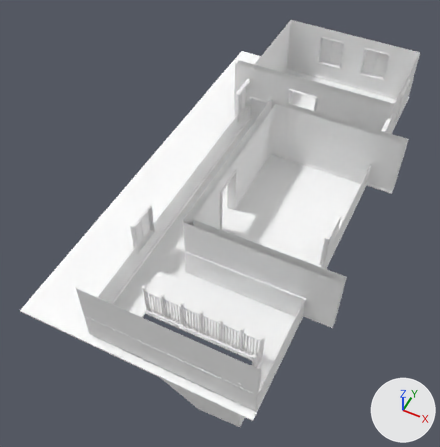
Two versions of the FBX model Editor/Assets/IronWrought/Mesh/Environment/Cabin_Level/Cabin_lv2.fbx, one commit apart.
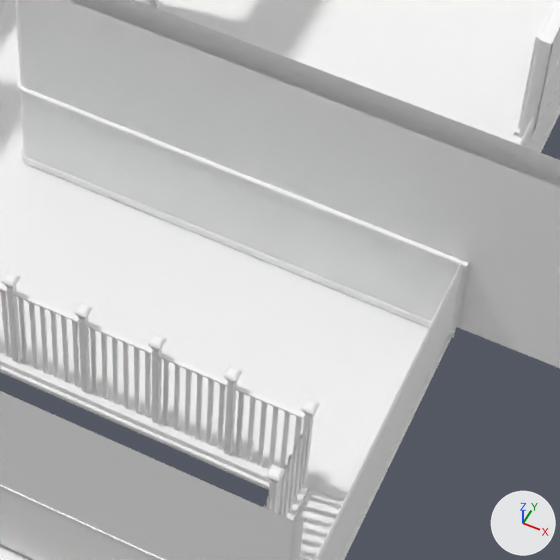
Old and new are each drawn whole from a camera (50 mm lens) standing at (2.46, -23.78, 19.05) and looking at (-4.51, -9.84, 1.63) and again close up on the part from 41% to 75% of the width and 51% to 85% of the height. The axes (+X, +Y, +Z) are drawn at lower right. The lights are the same throughout. Where no turn or scale is listed for an object, it has been applied to the vertices. Vertices at the same position are counted once.

In view in the first close-up: 'Cabin_lv2'.
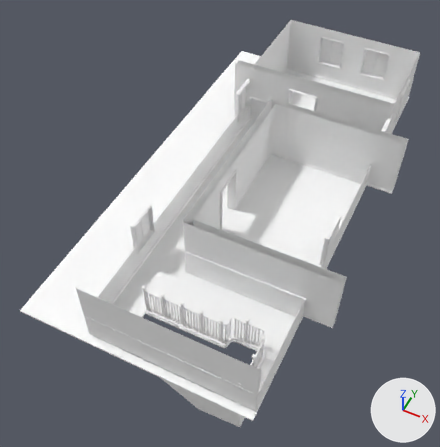
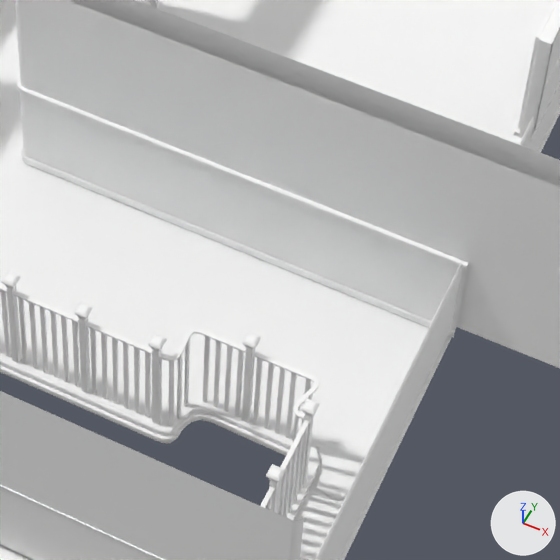
Pixel boxes (x1, y1, x2, y2) of what changed, in the close-ups (560 x 560 px; the box of a moved part takes in the faces that stretch with it):
part 1 of me_mesh, moved or reshaped: before (185, 369, 192, 435); after (184, 339, 190, 406)
part 2 of me_mesh, moved or reshaped: before (223, 366, 242, 456); after (242, 332, 261, 423)
part 3 of me_mesh, moved or reshaped: before (235, 392, 244, 458); after (253, 358, 263, 425)
part 4 of me_mesh, moved or reshaped: before (268, 407, 279, 470); after (286, 372, 297, 439)
part 5 of me_mesh, moved or reshaped: before (257, 402, 267, 467); after (275, 368, 285, 434)
part 6 of me_mesh, moved or reshaped: before (246, 397, 256, 462); after (264, 363, 274, 429)
part 7 of me_mesh, moved or reshaped: before (217, 384, 225, 450); after (235, 350, 244, 417)
part 8 of me_mesh, moved or reshaped: before (206, 379, 214, 445); after (224, 345, 233, 412)
part 9 of me_mesh, moved or reshaped: before (195, 374, 203, 440); after (213, 341, 221, 408)
part 10 of me_mesh, added: after (203, 336, 210, 403)
part 11 of me_mesh, added: after (177, 355, 182, 419)
part 12 of me_mesh, added: after (301, 379, 311, 426)
part 13 of me_mesh, added: after (260, 420, 309, 508)
part 14 of me_mesh, built on: before (0, 343, 308, 490); after (0, 0, 452, 512)

Diff of the bpy script that builds the scene:
```diff
--- a/Editor/Assets/IronWrought/Mesh/Environment/Cabin_Level/Cabin_lv2.fbx.py
+++ b/Editor/Assets/IronWrought/Mesh/Environment/Cabin_Level/Cabin_lv2.fbx.py
@@ me_mesh @@
 # used by ob_cabin_lv2; location = (0.0, 0.0, 0.0)
-me_mesh.from_pydata(...)  # 7256 vertices, 5911 faces; spans x -8.2..1.0, y -16.8..0.0, z -0.1..5.0
+me_mesh.from_pydata(...)  # 7912 vertices, 6517 faces; spans x -8.2..1.0, y -16.8..0.0, z -0.1..5.0
+# me_mesh part 1: the loose piece of 24 vertices spanning x -1.6, y -15.0..-14.9, z 2.6..3.6 is moved by (-0.1, 0.2, 0.0)
+# me_mesh part 2: the loose piece of 165 vertices spanning x -1.3..-1.2, y -15.0..-14.9, z 2.6..3.8 is moved by (0.0, 0.3, 0.0)
+# me_mesh part 3: the loose piece of 24 vertices spanning x -1.2..-1.1, y -15.0..-14.9, z 2.6..3.6 is moved by (0.0, 0.3, 0.0)
+# me_mesh part 4: the loose piece of 24 vertices spanning x -0.9..-0.8, y -15.0..-14.9, z 2.6..3.6 is moved by (0.0, 0.3, 0.0)
+# me_mesh part 5: the loose piece of 24 vertices spanning x -1.0..-0.9, y -15.0..-14.9, z 2.6..3.6 is moved by (0.0, 0.3, 0.0)
+# me_mesh part 6: the loose piece of 24 vertices spanning x -1.1..-1.0, y -15.0..-14.9, z 2.6..3.6 is moved by (0.0, 0.3, 0.0)
+# me_mesh part 7: the loose piece of 24 vertices spanning x -1.3, y -15.0..-14.9, z 2.6..3.6 is moved by (0.0, 0.3, 0.0)
+# me_mesh part 8: the loose piece of 24 vertices spanning x -1.4, y -15.0..-14.9, z 2.6..3.6 is moved by (0.0, 0.3, 0.0)
+# me_mesh part 9: the loose piece of 24 vertices spanning x -1.5, y -15.0..-14.9, z 2.6..3.6 is moved by (0.0, 0.3, 0.0)
+# me_mesh part 10: the loose piece of 24 vertices spanning x -1.6, y -15.0..-14.9, z 2.6..3.6 is copied, and the copy is moved by (0.0, 0.3, 0.0); it spans x -1.6, y -14.6, z 2.6..3.6
+# me_mesh part 11: the loose piece of 24 vertices spanning x -1.7, y -15.0..-14.9, z 2.6..3.6 is copied, and the copy is moved by (0.0, 0.1, 0.0); it spans x -1.8..-1.7, y -14.9..-14.8, z 2.6..3.6
+# me_mesh part 12: the loose piece of 24 vertices spanning x -0.8..-0.7, y -15.0..-14.9, z 2.6..3.6 is copied, and the copy is moved by (0.0, 0.3, 0.0); it spans x -0.7, y -14.6, z 2.6..3.6
+# me_mesh part 13: a new loose piece of 26 vertices spanning x -0.6..-0.5, y -16.6..-14.9, z 3.6, in mat_m02_wood_flat (its picture is missing)
+# me_mesh part 14: 18 vertices moved from x -1.9..-0.6, y -16.6..-14.9, z 2.4..3.6 to x -1.9..-0.5, y -16.6..-14.7, z 2.4..3.6; 53 vertices removed from x -1.7..-0.6, y -15.1..-14.9, z 2.4..3.6; 587 vertices added at x -8.2..0.0, y -15.1..0.0, z 2.4..3.6
 me_mesh.materials.append(mat_m02_wood_flat)
```
